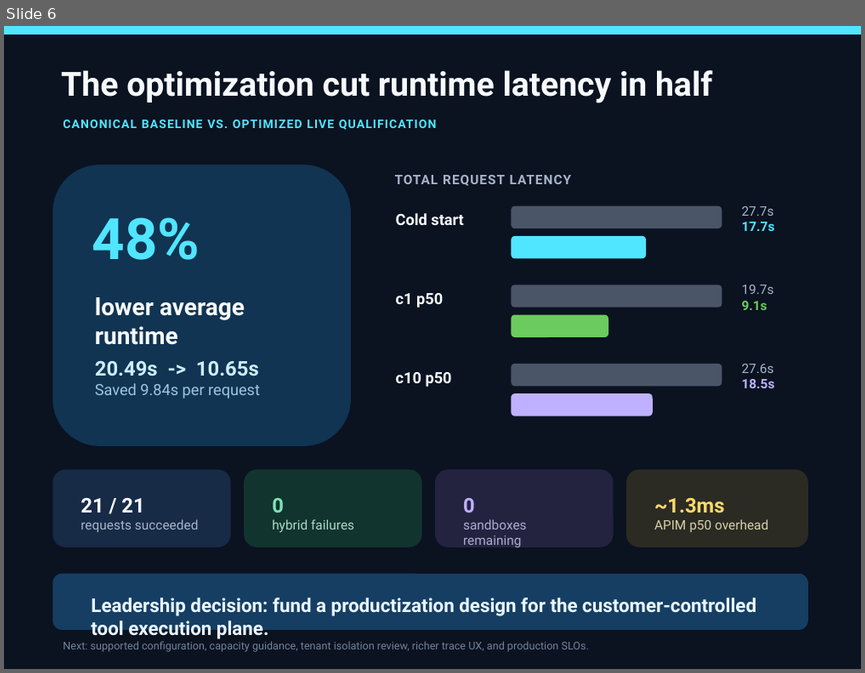
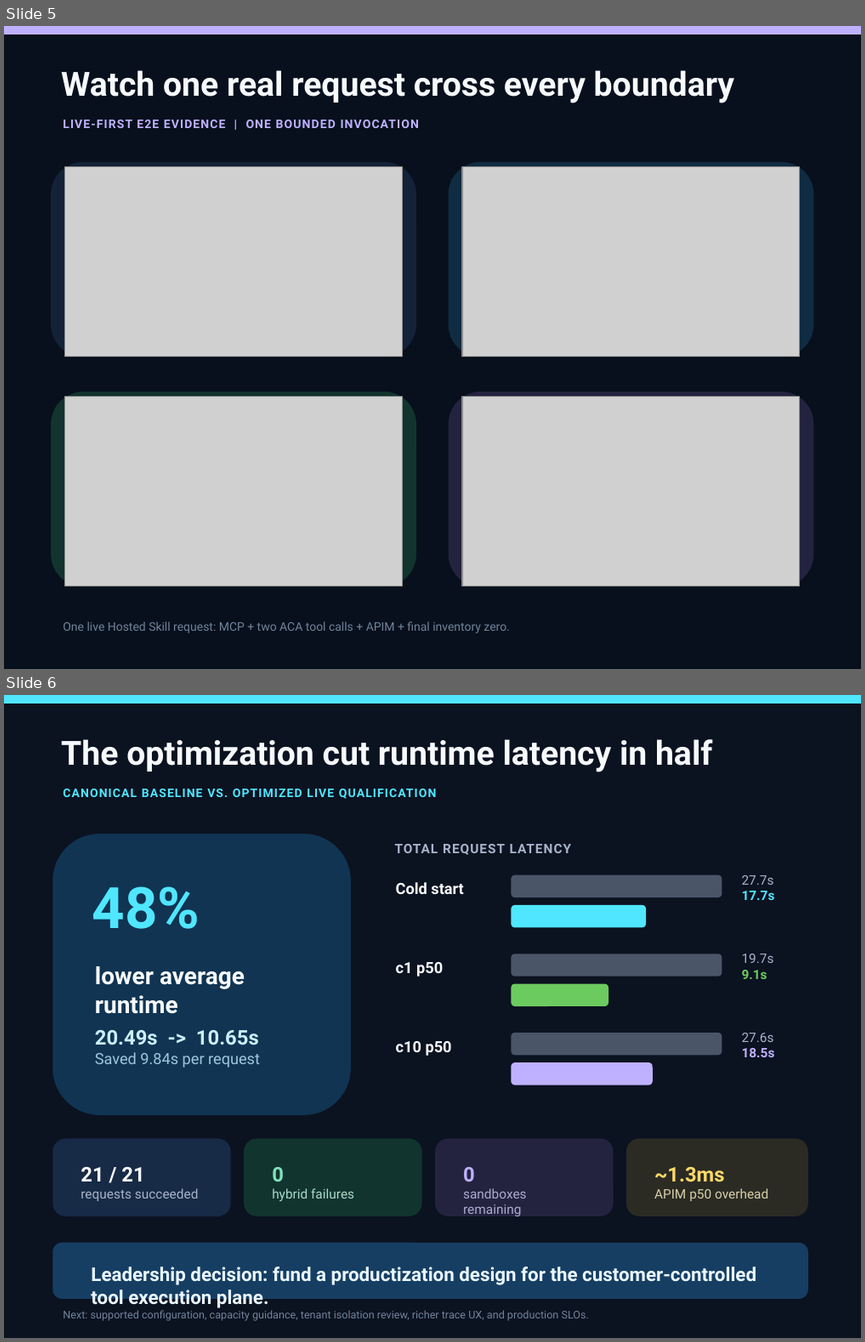
Before and after one commit to Azure/azure-functions-agents-runtime, a slide deck: docs/demo/hybrid-sandbox-leadership/hybrid-sandbox-leadership-demo.pptx. Shown one above the other, each under a label of ours: slide 6 before the commit, slides 5 and 6 after it. The pictures are 865x673 and 865x1342 pixels, drawn with LibreOffice and Linux fonts; fonts in the diff are those of the drawing; grey boxes stand for pictures. Boxes give left, top, right and bottom in pixels: in the first picture for what was removed or moved away, otherwise in the second. Text is boxed around its words. In the diff, an @@ line names an element or a change of style, - is before the commit and + after.

```diff
--- a/docs/demo/hybrid-sandbox-leadership/hybrid-sandbox-leadership-demo.pptx
+++ b/docs/demo/hybrid-sandbox-leadership/hybrid-sandbox-leadership-demo.pptx
@@ slide 5 added at bbox=[4, 26, 861, 669], background #FFFFFF @@
@@ rectangle added at bbox=[4, 26, 861, 669], fill #07101C @@
@@ rectangle added at bbox=[4, 26, 861, 34], fill #BFB1FF @@
@@ text added at bbox=[61, 70, 734, 103], 28 pt, text #F7FAFC, bold @@
+Watch one real request cross every boundary
@@ text added at bbox=[63, 120, 419, 128], 10 pt, text #BFB1FF, bold @@
+LIVE-FIRST E2E EVIDENCE | ONE BOUNDED INVOCATION
@@ rounded rectangle added at bbox=[51, 162, 417, 357], fill #132238 @@
@@ picture added at bbox=[65, 166, 403, 356] @@
@@ rounded rectangle added at bbox=[448, 162, 814, 357], fill #102C43 @@
@@ picture added at bbox=[462, 166, 800, 356] @@
@@ rounded rectangle added at bbox=[51, 392, 417, 586], fill #12342E @@
@@ picture added at bbox=[65, 396, 403, 585] @@
@@ rounded rectangle added at bbox=[448, 392, 814, 586], fill #24233F @@
@@ picture added at bbox=[462, 396, 800, 585] @@
@@ text added at bbox=[63, 621, 509, 633], 10 pt, text #71839B @@
+One live Hosted Skill request: MCP + two ACA tool calls + APIM + final inventory zero.
```
Also in this commit, not shown: 1 slide removed.
